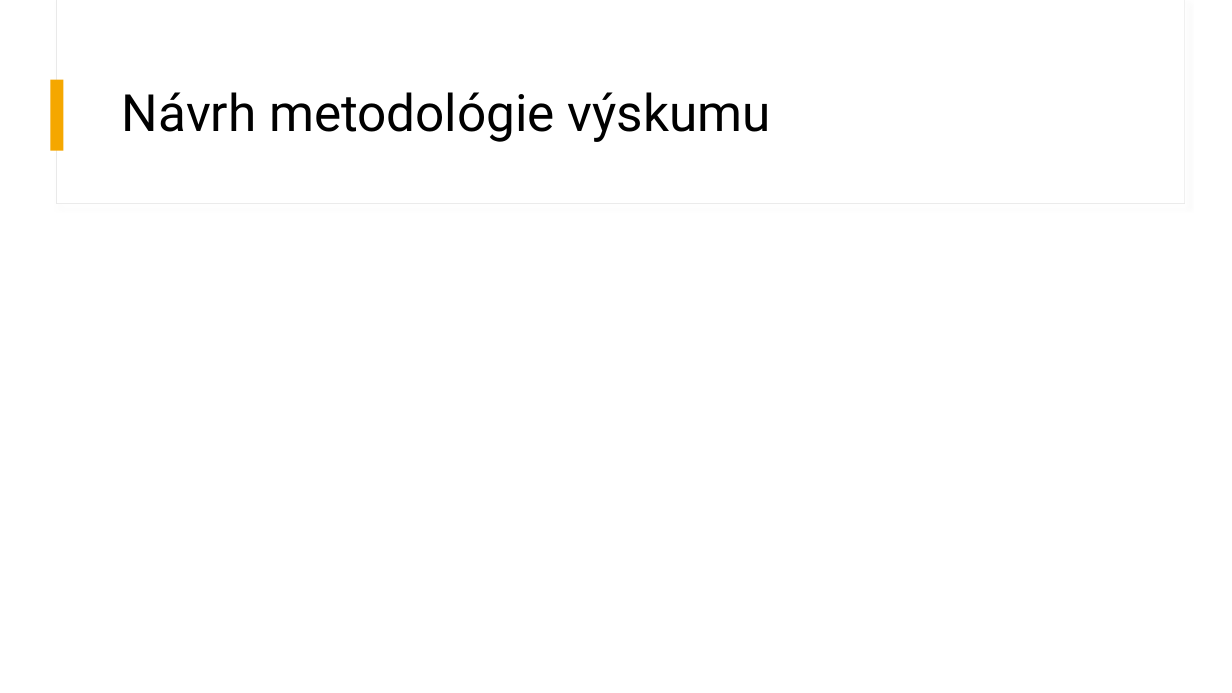
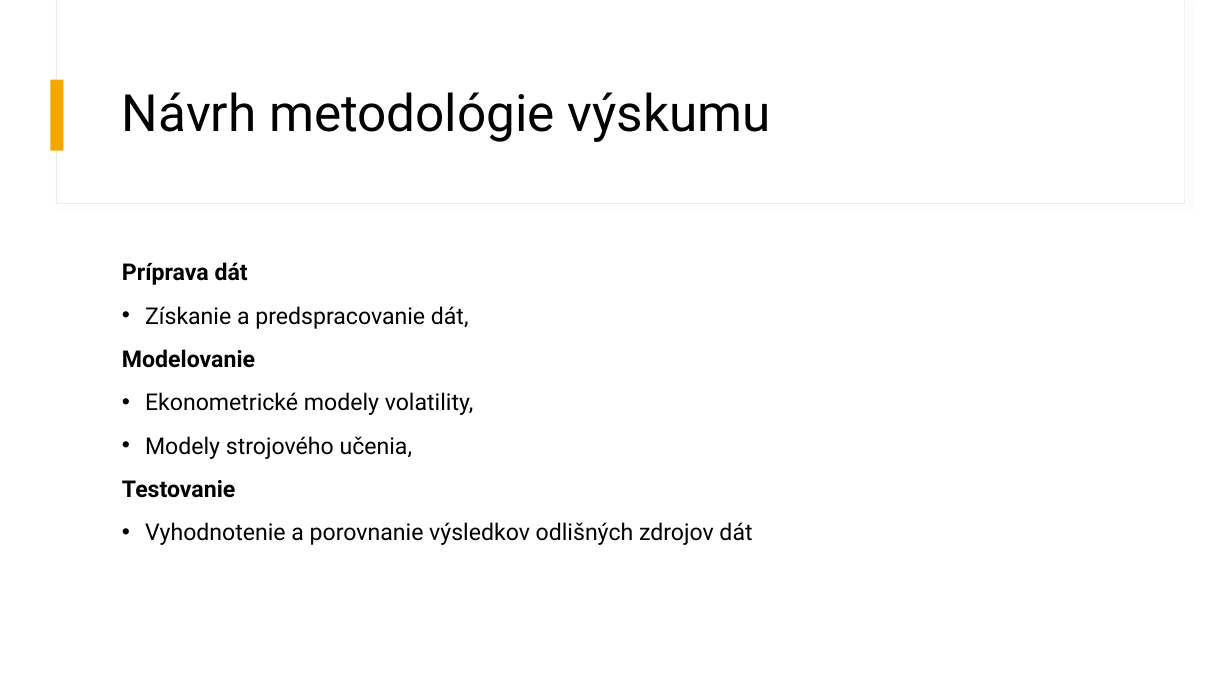
Before and after one commit to MatejLuzak/Identification-of-Patterns-of-Stock-Market-Volatility-in-the-USA-China-and-Europe-Using-AI-Methods, a slide deck: slide 5 of Identifikácia vzorov v časových radoch pre komparáciu volatility.pptx. Drawn at 1232x693 pixels with LibreOffice and Linux fonts; fonts in the diff are those of the drawing. Boxes give left, top, right and bottom in pixels: in the first picture for what was removed or moved away, otherwise in the second. Text is boxed around its words. In the diff, an @@ line names an element or a change of style, - is before the commit and + after.

```diff
--- a/Identifikácia vzorov v časových radoch pre komparáciu volatility.pptx
+++ b/Identifikácia vzorov v časových radoch pre komparáciu volatility.pptx
@@ text added at [122,262,752,545], 18 pt, text #000000 @@
+Príprava dát
+• Získanie a predspracovanie dát,
+Modelovanie
+• Ekonometrické modely volatility,
+• Modely strojového učenia,
+Testovanie
+• Vyhodnotenie a porovnanie výsledkov odlišných zdrojov dát
```
Also in this commit, not shown: 6 other slides changed, 1 slide removed, 1 other file.
